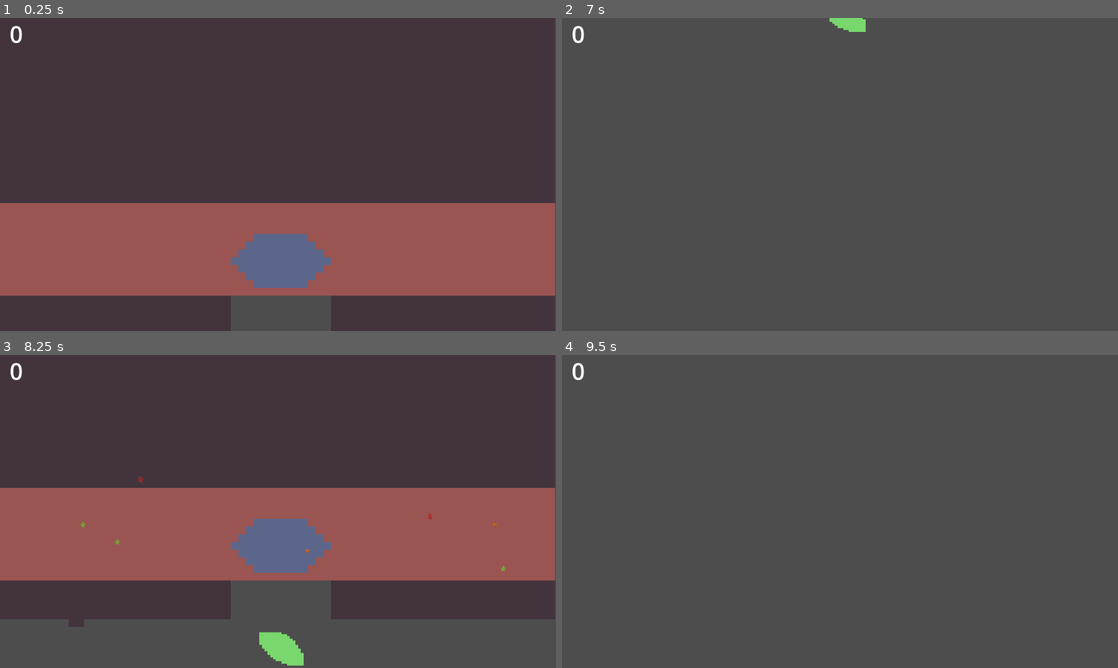
Above: before the commit, frames 1-4 (two rows, left to right).
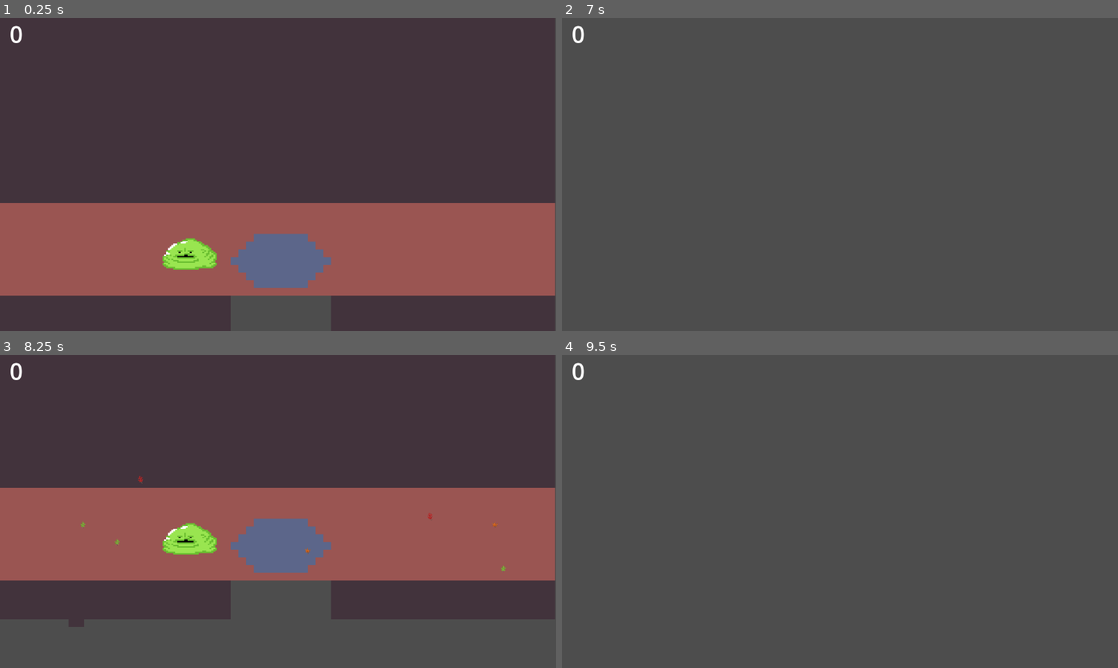
Above: after the commit, the same moments.

Repository: NHemmerly/wild-jam-85
Game: Godot game, scene res://level/map_only/map_only.tscn
Two runs of this game, one before a commit and one after it. Both use one fixed random seed, a clock stepped at 60 frames per second and the inputs below. The project has no main scene, so this scene is started directly.
Inputs (mouse positions are in pixels of both pictures, inside the frame that each line leads up to):
- Up to frame 1 (0.25 s): no input
- Up to frame 2 (7 s): tap Enter at 0.5, 2.75, 4.25 s; move the mouse to (962, 158) at 0.52 s; hold S (cam_down) 0.53-1.28 s; move the mouse to (728, 190) at 1.27 s; tap A (cam_left) at 1.35 s; tap Space at 2, 3.5, 5 s; move the mouse to (895, 105) at 2.02 s; hold D (cam_right) 2.03-2.78 s; move the mouse to (812, 237) at 2.77 s; tap W (cam_up) at 2.85 s; move the mouse to (1006, 221) at 3.52 s; press the mouse at (1006, 221) at 3.53 s; move the mouse to (673, 127) at 4.27 s; release the mouse at (673, 127) at 4.28 s; tap S (cam_down) at 4.35 s; move the mouse to (867, 174) at 5.02 s; hold A (cam_left) 5.03-5.78 s; move the mouse to (756, 96) at 5.77 s; tap D (cam_right) at 5.85 s; move the mouse to (962, 158) at 6.52 s; hold W (cam_up) from 6.53 s (still down)
- Up to frame 3 (8.25 s): move the mouse to (166, 527) at 7.27 s; release W (cam_up) at 7.28 s; click (166, 527) at 7.35 s; move the mouse to (333, 442) at 8.02 s; hold S (cam_down) from 8.03 s (still down)
- Up to frame 4 (9.5 s): move the mouse to (812, 574) at 8.77 s; release S (cam_down) at 8.78 s; tap A (cam_left) at 8.85 s

The runs differ from the first frame. In frame 1, 0.8% of the frame differs, in the area x 29-39%, y 70-81%; in frame 2, 0.2%; in frame 3, 1.4%, in the area x 29-55%, y 53-100%; in frame 4, nothing differs.

Commit message:
put in new goo

Diff:
--- a/entities/goo/goo.gd
+++ b/entities/goo/goo.gd
@@ -1,9 +1,14 @@
 class_name Goo
 extends Area2D
+
+@export var sprite: Sprite2D
+@export var anim: AnimationPlayer
 
 # Basically amount of slime points gained
 var points: int
 var total_scale: float = 1.00
+
+const GROWTH_RATE: float = 1000.0
 # Changed slime_count script to a signal that interacts with Events autoload
 signal goo_consume(new_points: int)
 
@@ -17,9 +22,9 @@
 	goo_consume.emit(points)
 
 func grow(amount: int) -> void:
-	total_scale += float(amount/100.0)
+	total_scale += float(amount/GROWTH_RATE)
 	scale = Vector2(total_scale, total_scale)
-	print(total_scale)
+	anim.play("eat")
 
 func _on_body_entered(body: Node2D) -> void:
 	if body.is_in_group("leaves"):
--- a/entities/goo/goo.tscn
+++ b/entities/goo/goo.tscn
@@ -1,24 +1,71 @@
-[gd_scene load_steps=4 format=3 uid="uid://db46kos83ixhq"]
+[gd_scene load_steps=7 format=3 uid="uid://db46kos83ixhq"]
 
 [ext_resource type="Script" uid="uid://j1w86rjk0gn8" path="res://entities/goo/goo.gd" id="1_ypi1f"]
-[ext_resource type="Texture2D" uid="uid://dk58kmi2gf3tl" path="res://assets/png/leaf-1.png" id="2_8hf4u"]
+[ext_resource type="Texture2D" uid="uid://dytluttwt67us" path="res://assets/png/goo_wad.png" id="2_ypi1f"]
 
-[sub_resource type="CapsuleShape2D" id="CapsuleShape2D_b7q2t"]
-radius = 100.514
-height = 447.424
+[sub_resource type="CapsuleShape2D" id="CapsuleShape2D_8hf4u"]
+radius = 128.204
+height = 458.273
 
-[node name="goo" type="Area2D"]
+[sub_resource type="Animation" id="Animation_ypi1f"]
+resource_name = "eat"
+length = 1.5
+tracks/0/type = "value"
+tracks/0/imported = false
+tracks/0/enabled = true
+tracks/0/path = NodePath("Sprite2D:frame")
+tracks/0/interp = 1
+tracks/0/loop_wrap = true
+tracks/0/keys = {
+"times": PackedFloat32Array(0, 0.433333, 0.866667),
+"transitions": PackedFloat32Array(1, 1, 1),
+"update": 1,
+"values": [0, 1, 0]
+}
+
+[sub_resource type="Animation" id="Animation_8hf4u"]
+length = 0.001
+tracks/0/type = "value"
+tracks/0/imported = false
+tracks/0/enabled = true
+tracks/0/path = NodePath("Sprite2D:frame")
+tracks/0/interp = 1
+tracks/0/loop_wrap = true
+tracks/0/keys = {
+"times": PackedFloat32Array(0),
+"transitions": PackedFloat32Array(1),
+"update": 1,
+"values": [0]
+}
+
+[sub_resource type="AnimationLibrary" id="AnimationLibrary_b7q2t"]
+_data = {
+&"RESET": SubResource("Animation_8hf4u"),
+&"eat": SubResource("Animation_ypi1f")
+}
+
+[node name="goo" type="Area2D" node_paths=PackedStringArray("sprite", "anim")]
 collision_layer = 3
 collision_mask = 3
 script = ExtResource("1_ypi1f")
+sprite = NodePath("Sprite2D")
+anim = NodePath("AnimationPlayer")
+
+[node name="Sprite2D" type="Sprite2D" parent="."]
+position = Vector2(-4.76837e-07, 4.76837e-07)
+scale = Vector2(3.762, 2.8143)
+texture = ExtResource("2_ypi1f")
+hframes = 2
 
 [node name="CollisionShape2D" type="CollisionShape2D" parent="."]
-rotation = 2.19562
+position = Vector2(0, 5)
+rotation = 4.71239
 scale = Vector2(0.218402, 0.218402)
-shape = SubResource("CapsuleShape2D_b7q2t")
+shape = SubResource("CapsuleShape2D_8hf4u")
 
-[node name="Sprite2D" type="Sprite2D" parent="."]
-scale = Vector2(5.774, 4.31944)
-texture = ExtResource("2_8hf4u")
+[node name="AnimationPlayer" type="AnimationPlayer" parent="."]
+libraries = {
+&"": SubResource("AnimationLibrary_b7q2t")
+}
 
 [connection signal="area_entered" from="." to="." method="_on_area_entered"]
--- a/level/map_only/map_only.tscn
+++ b/level/map_only/map_only.tscn
@@ -73,6 +73,6 @@
 position = Vector2(578, 325)
 
 [node name="goo" parent="." instance=ExtResource("5_b45g7")]
-position = Vector2(585, 717)
+position = Vector2(395, 488)
 
 [connection signal="body_entered" from="goo" to="goo" method="_on_body_entered"]
Binary file added: assets/png/goo_wad.png
Not shown, added: assets/png/goo_wad.png.import
